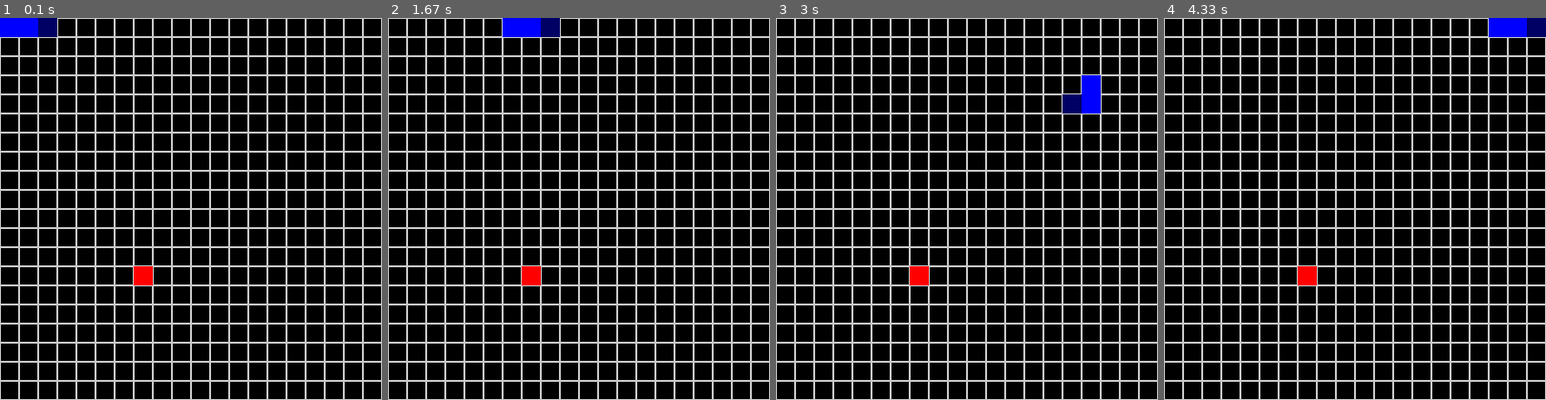
Above: before the commit, frames 1-4 (left to right).
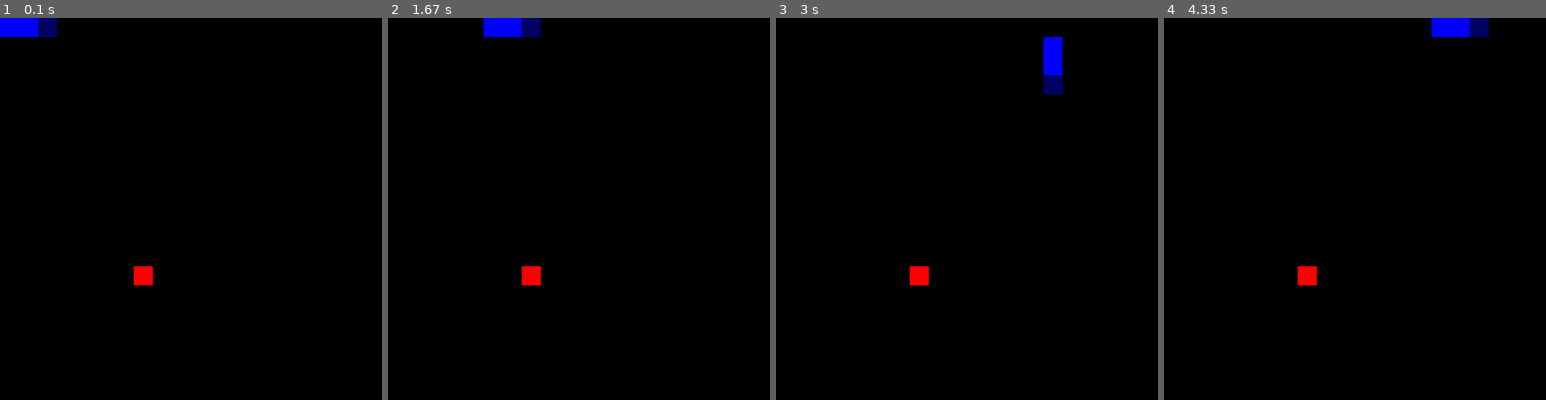
Above: after the commit, the same moments.

Repository: iczellion/pygame-snakes
Game: pygame game, started from program.py
The game is run twice, just before and just after one commit, with the same random seed, the same clock (stepped at 60 frames per second) and the same inputs.
Inputs:
- Up to frame 1 (0.1 s): no input
- Up to frame 2 (1.67 s): hold Right 0.33-0.8 s; hold Up 0.83-1.3 s; hold Right from 1.33 s (still down)
- Up to frame 3 (3 s): release Right at 1.8 s; hold Down 2.4-2.73 s; hold Left from 2.77 s (still down)
- Up to frame 4 (4.33 s): release Left at 3.17 s; hold Up 3.2-3.57 s; hold Right 3.6-4.23 s; hold Down from 4.27 s (still down)

The runs differ from the first frame. In frame 1, 19% of the frame differs, in the area x 0-100%, y 0-100%; in frame 2, 20%; in frame 3, 20%; in frame 4, 20%.

Commit message:
Readjust timings

Diff:
--- a/program.py
+++ b/program.py
@@ -65,7 +65,7 @@
             tgame.create_snake()
 
         draw_background(screen)
-        draw_grid(screen, tgame.grid_size_pixels, tgame.grid_num_squares)
+        #draw_grid(screen, tgame.grid_size_pixels, tgame.grid_num_squares)
         draw_snake(screen, tgame, tgame.tsnake)
         draw_apple(screen, tgame, tgame.apple_coords)
 
@@ -98,7 +98,7 @@
         #pygame.display.update()
         pygame.display.flip()
 
-        clock.tick(10)
+        clock.tick(8)
 
     pygame.quit()
     quit()
